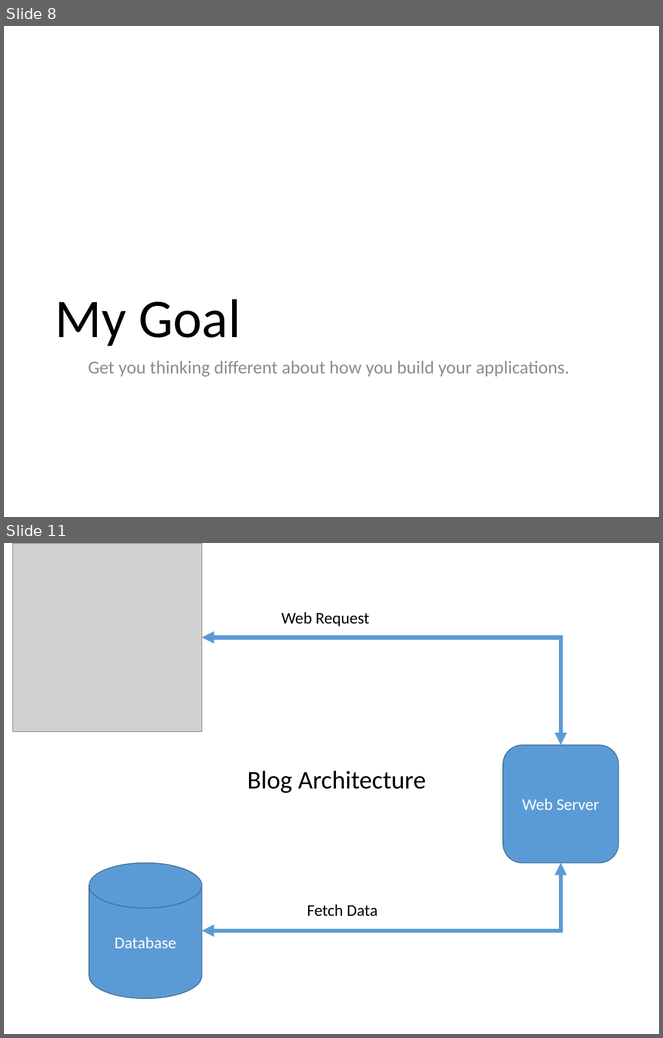
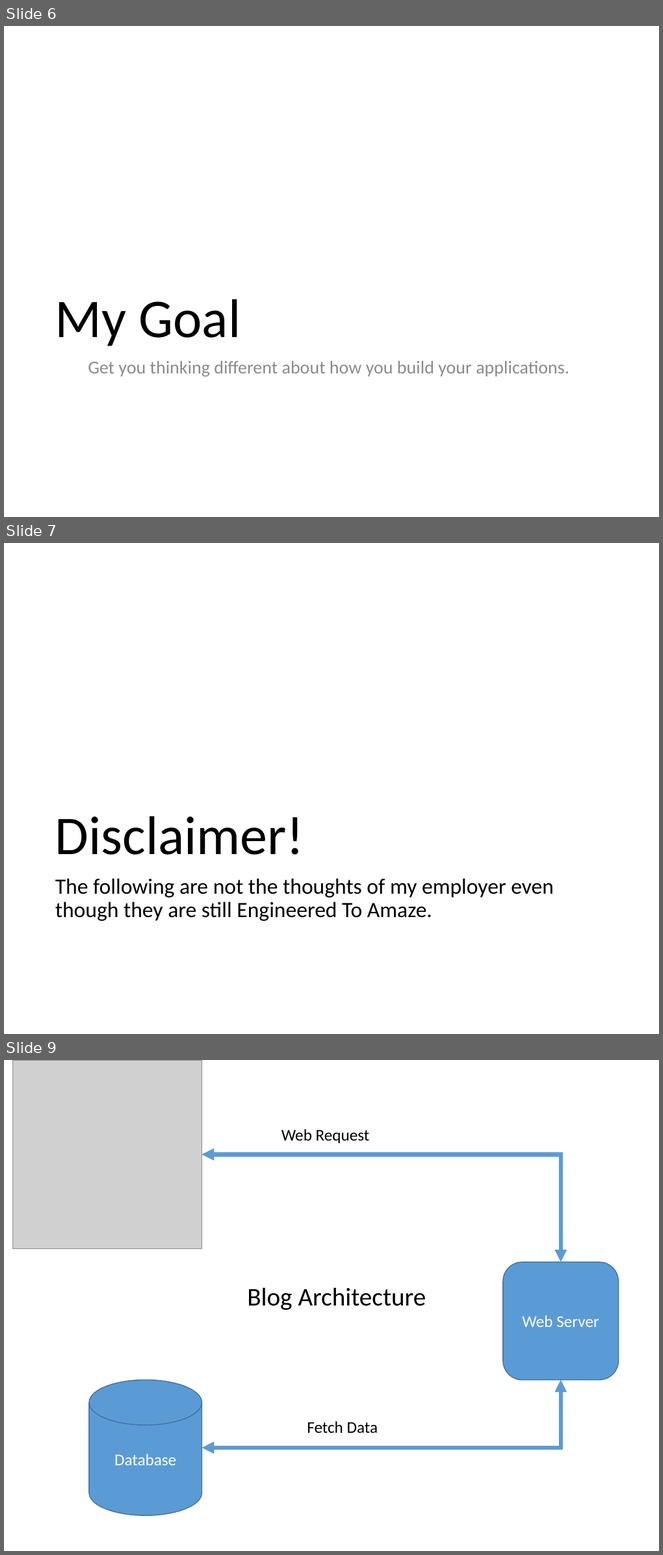
Before and after one commit to keithelder/StartR, a slide deck: slides/WebAppsReImagined.pptx. Shown one above the other, each under a label of ours: slides 8 and 11 before the commit, slides 6, 7 and 9 after it; the slides between them are not shown. The pictures are 663x1038 and 663x1555 pixels, drawn with LibreOffice and Linux fonts; fonts in the diff are those of the drawing; grey boxes stand for pictures. Boxes give left, top, right and bottom in pixels: in the first picture for what was removed or moved away, otherwise in the second. Text is boxed around its words. In the diff, an @@ line names an element or a change of style, - is before the commit and + after.

```diff
--- a/slides/WebAppsReImagined.pptx
+++ b/slides/WebAppsReImagined.pptx
@@ slide 7 added at bbox=[4, 543, 659, 1034], background #FFFFFF @@
@@ title added at bbox=[55, 816, 304, 855], 60 pt, text #000000 @@
+Disclaimer!
@@ text added at bbox=[55, 878, 554, 921], 24 pt, text #000000 @@
+The following are not the thoughts of my employer even though they are still Engineered To Amaze.
@@ what was slide 8 is now slide 6 @@
@@ what was slide 11 is now slide 9 @@
```
Also in this commit, not shown: 2 slides changed, 6 other slides added, 4 slides removed.
